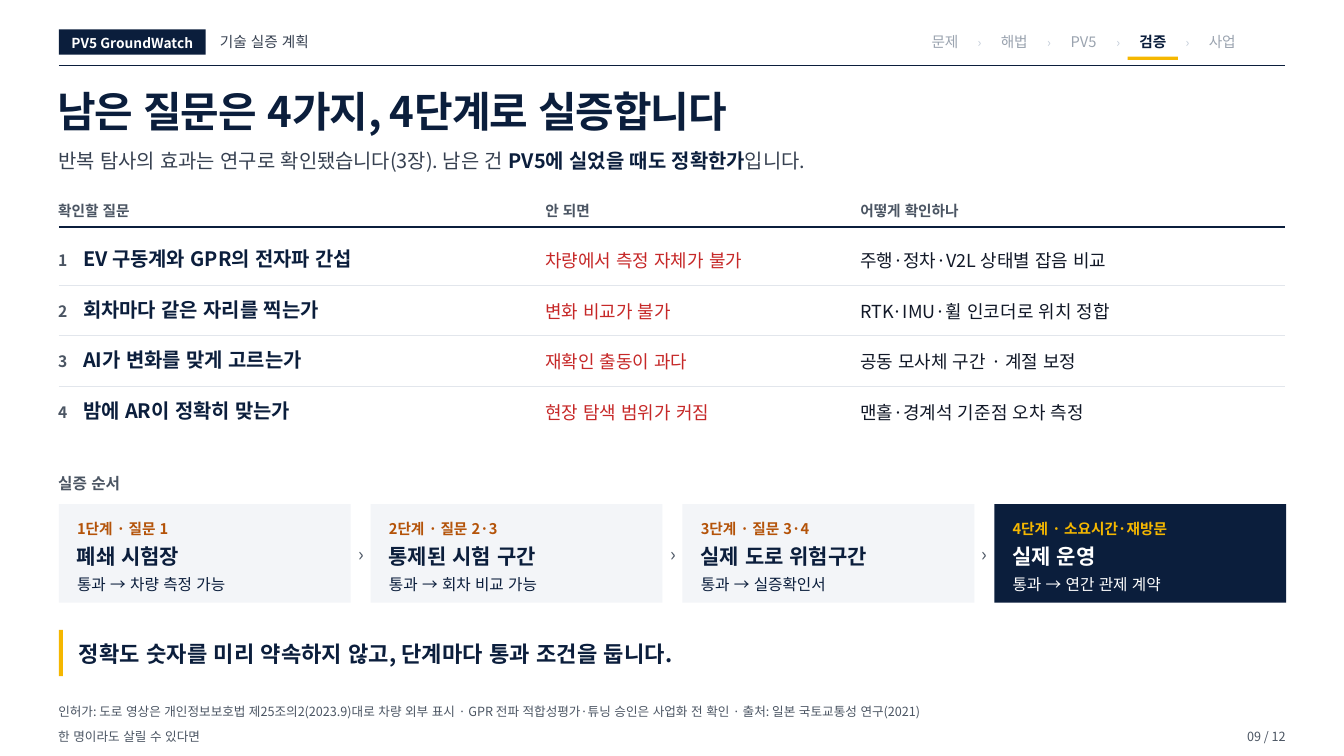
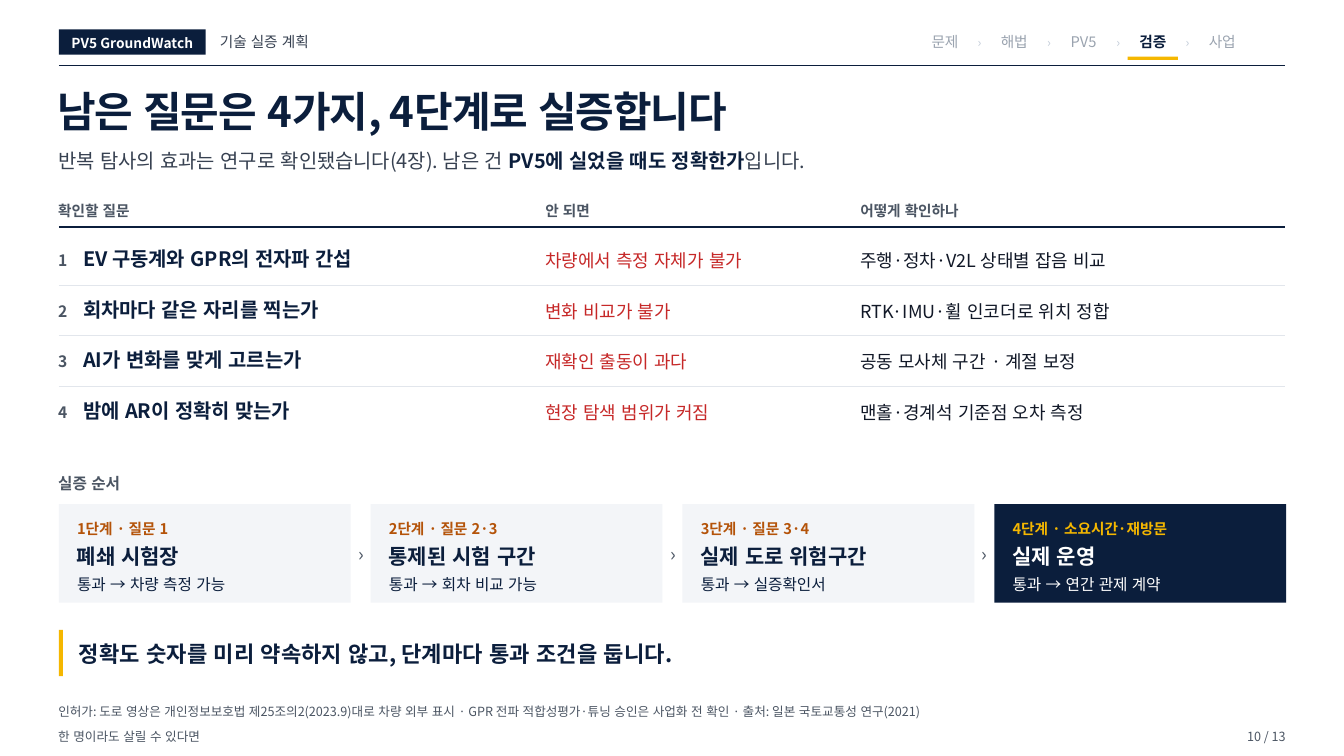
Before and after one commit to woojin-choe/pv5-hose-lab, a slide deck: slide 10 of ppt_all/PV5_GroundWatch_10_22.pptx (slide 9 before the commit). Drawn at 1344x756 pixels with LibreOffice and Linux fonts; fonts in the diff are those of the drawing. Boxes give left, top, right and bottom in pixels: in the first picture for what was removed or moved away, otherwise in the second. Text is boxed around its words. In the diff, an @@ line names an element or a change of style, - is before the commit and + after.

```diff
--- a/ppt_all/PV5_GroundWatch_10_22.pptx
+++ b/ppt_all/PV5_GroundWatch_10_22.pptx
@@ text at (58, 151, 805, 172): text changed @@
-반복 탐사의 효과는 연구로 확인됐습니다(3장). 남은 건 PV5에 실었을 때도 정확한가입니다.
+반복 탐사의 효과는 연구로 확인됐습니다(4장). 남은 건 PV5에 실었을 때도 정확한가입니다.
@@ text at (1247, 731, 1286, 741): text changed @@
-09 / 12
+10 / 13
```
Also in this commit, not shown: 10 other slides changed, 1 slide added, 44 other files.
